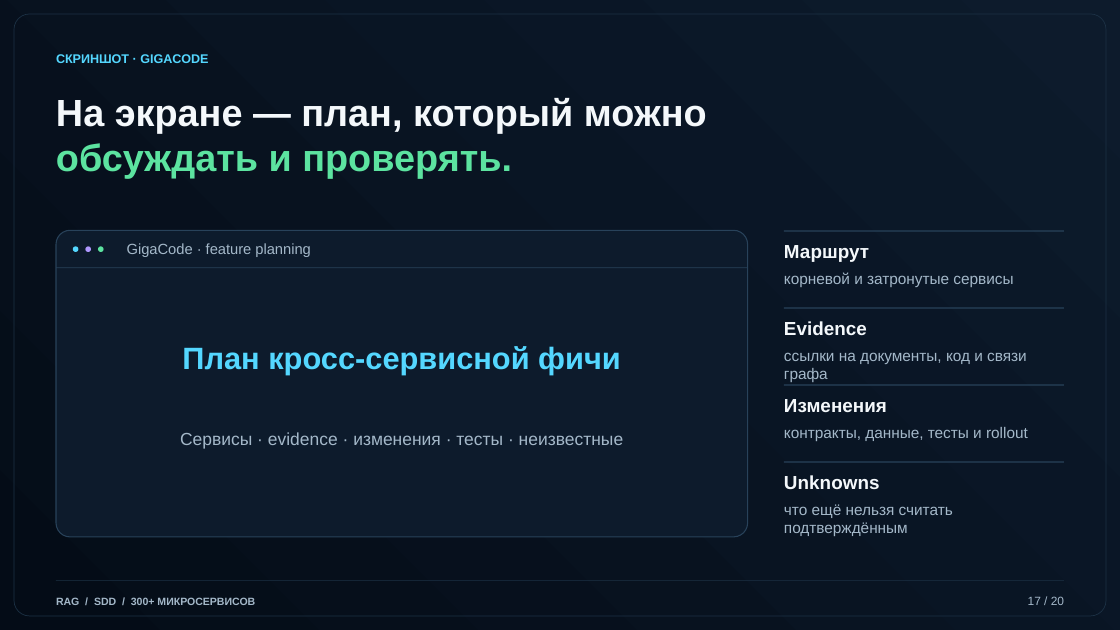
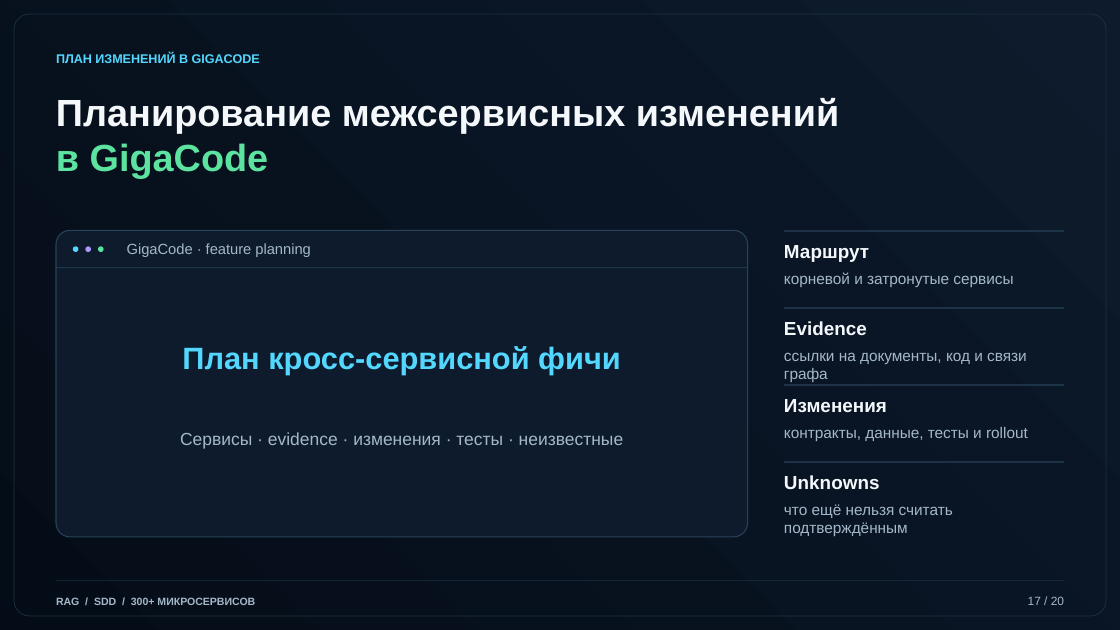
Before and after one commit to arptra/kb-rag-mcp, a slide deck: slide 17 of docs/corporate-rag-presentation.pptx. Drawn at 1120x630 pixels with LibreOffice and Linux fonts; fonts in the diff are those of the drawing. Boxes give left, top, right and bottom in pixels: in the first picture for what was removed or moved away, otherwise in the second. Text is boxed around its words. In the diff, an @@ line names an element or a change of style, - is before the commit and + after.

```diff
--- a/docs/corporate-rag-presentation.pptx
+++ b/docs/corporate-rag-presentation.pptx
@@ text at <box>56,53,260,63</box>: text changed @@
-СКРИНШОТ · GIGACODE
+ПЛАН ИЗМЕНЕНИЙ В GIGACODE
@@ text at <box>56,98,839,178</box>: text changed @@
-На экране — план, который можно
-обсуждать и проверять.
+Планирование межсервисных изменений
+в GigaCode
```
Also in this commit, not shown: 19 other slides changed.
